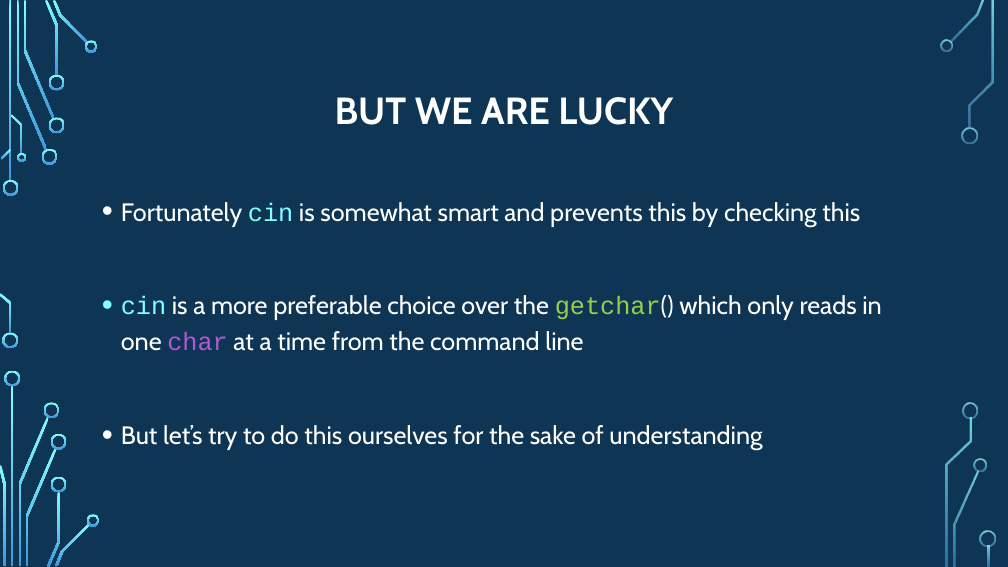
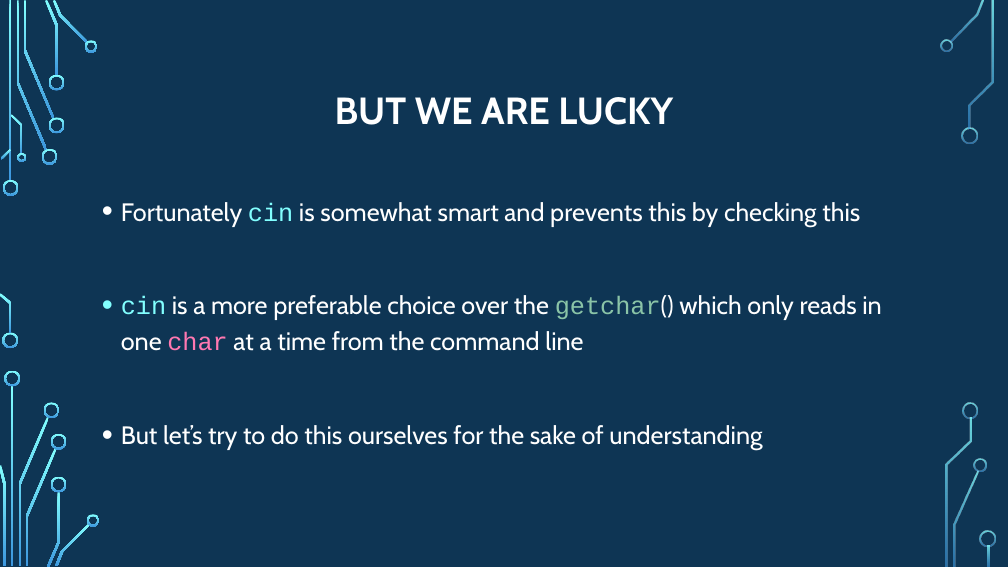
Before and after one commit to psypdt/ZIS_C-_Summer_Course_2019, a slide deck: slide 23 of Day_4/Day_4.pptx. Drawn at 1008x567 pixels with LibreOffice and Linux fonts; fonts in the diff are those of the drawing; background and template pictures are left out. Boxes give left, top, right and bottom in pixels: in the first picture for what was removed or moved away, otherwise in the second. Text is boxed around its words. In the diff, an @@ line names an element or a change of style, - is before the commit and + after.

```diff
--- a/Day_4/Day_4.pptx
+++ b/Day_4/Day_4.pptx
@@ text at [121,295,881,351]: text colour #9ACD4C to #8AC4A7 in "getchar()"; text colour #B258D3 to #FF78B1 in "char" @@
```
Also in this commit, not shown: 14 other slides changed, 2 slides added.
